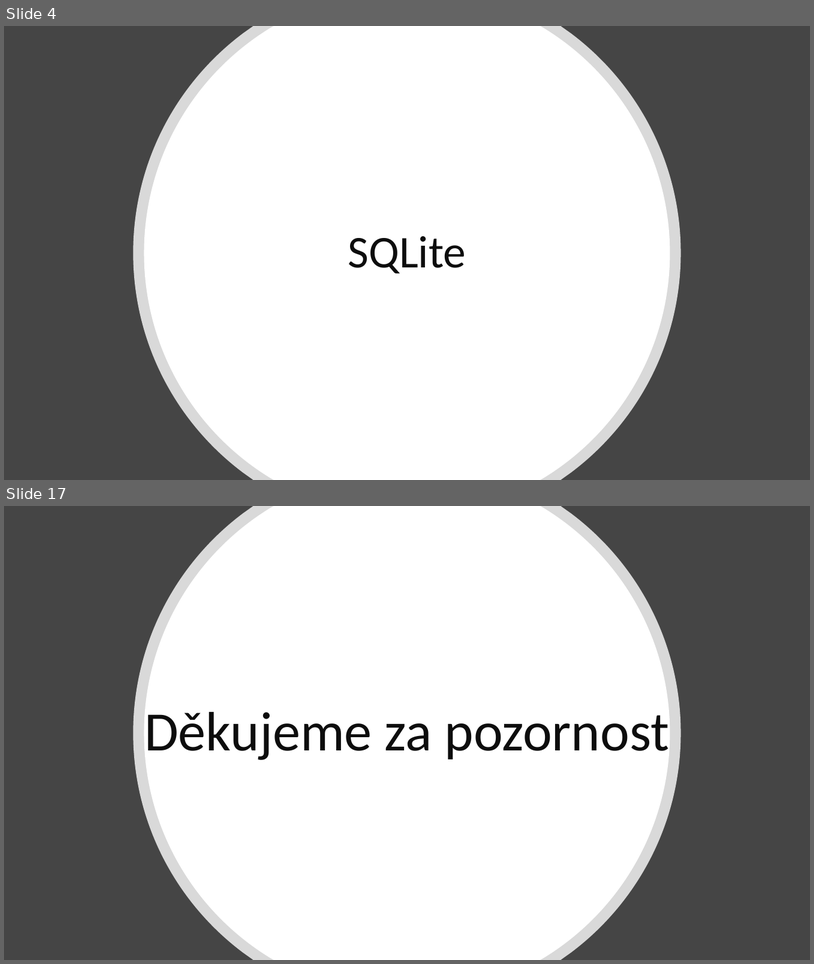
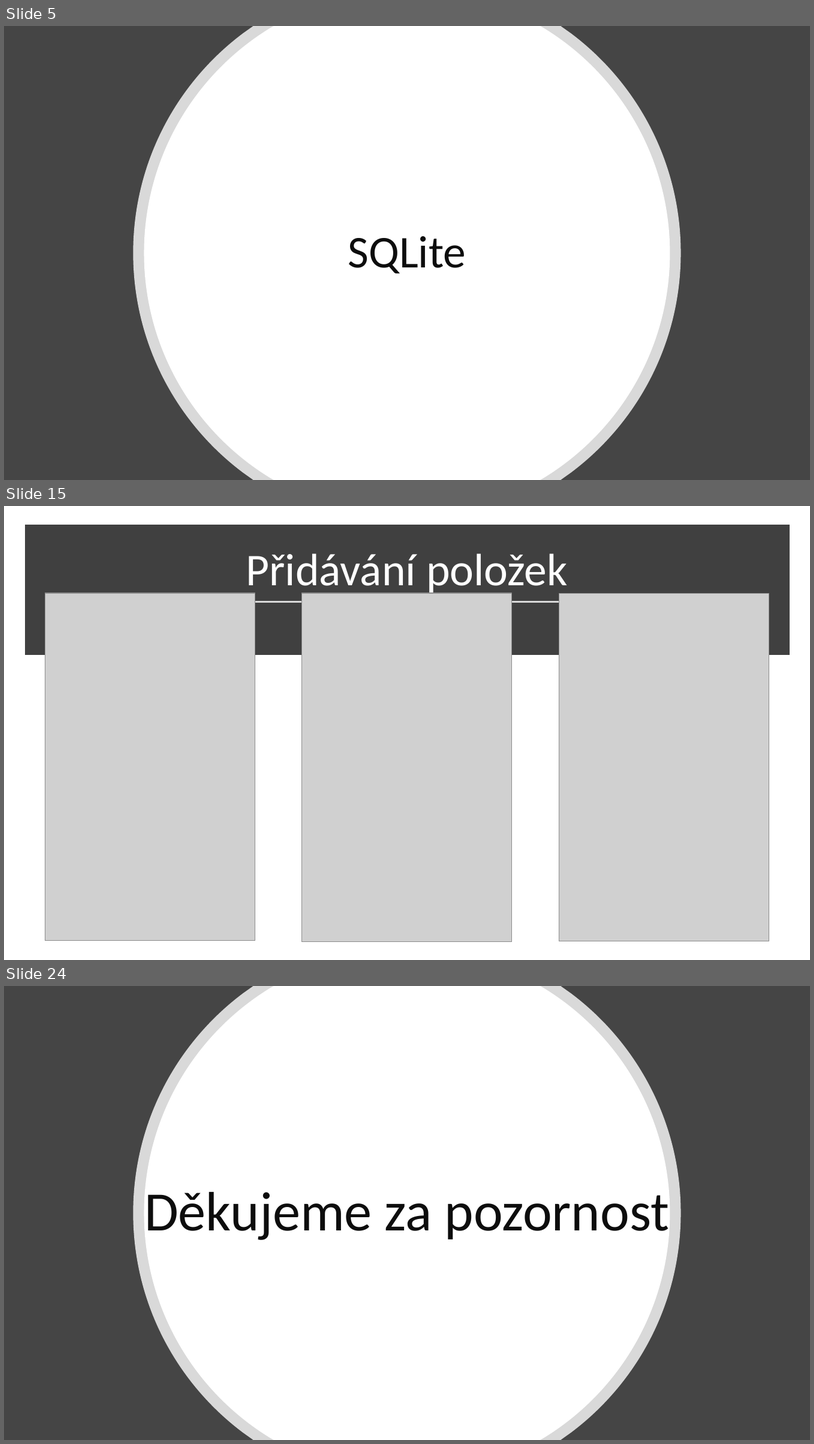
Before and after one commit to cink01/PMP, a slide deck: Prezentace_2.pptx. Shown one above the other, each under a label of ours: slides 4 and 17 before the commit, slides 5, 15 and 24 after it; the slides between them are not shown. The pictures are 814x964 and 814x1444 pixels, drawn with LibreOffice and Linux fonts; fonts in the diff are those of the drawing; grey boxes stand for pictures. Boxes give left, top, right and bottom in pixels: in the first picture for what was removed or moved away, otherwise in the second. Text is boxed around its words. In the diff, an @@ line names an element or a change of style, - is before the commit and + after.

```diff
--- a/Prezentace_2.pptx
+++ b/Prezentace_2.pptx
@@ slide 15 added at bbox=[4, 506, 810, 960], background #FFFFFF @@
@@ rectangle added at bbox=[29, 529, 786, 651], fill #404040, outline #404040 10 pt @@
@@ title added at bbox=[246, 553, 568, 596], 54 pt, text #FFFFFF @@
+Přidávání položek
@@ picture added at bbox=[45, 593, 255, 940] @@
@@ picture added at bbox=[302, 593, 512, 942] @@
@@ picture added at bbox=[560, 593, 769, 941] @@
@@ line added from (150, 601) to (665, 601), #D9D9D9 1.75 pt @@
@@ what was slide 4 is now slide 5 @@
@@ what was slide 17 is now slide 24 @@
```
Also in this commit, not shown: 4 slides changed, 16 other slides added, 10 slides removed.
